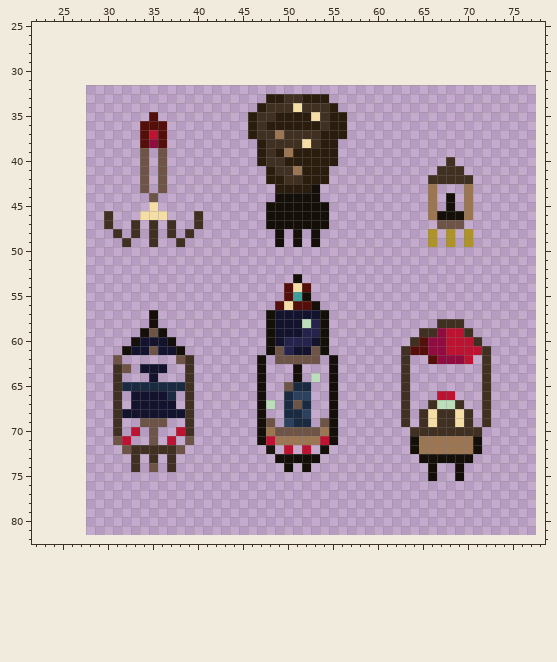
File history of a sprite sheet, Assets/Art/Sprites/Objects/Furniture/vacuumtubes.png. Above, as it was before the edit.
The file is 50x50 pixels. Pixels under 10% opacity are left out. Colours within 5 levels of each other are drawn and written as one. Shown: x 22..78, y 25..82. The old version is drawn lined up with the new one, on the new canvas.
After:
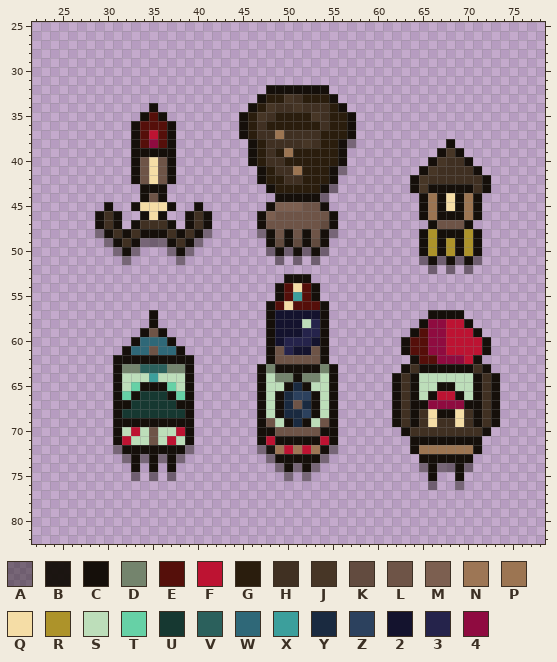
Palette (. is transparent): A #150f0a70  B #150f0af5  C #150f0a  D #74846d  E #550f0a  F #bd1332  G #2a1d0d  H #403022  J #473626  K #624b3f  L #6e5447  M #7c5f50  N #9c7552f8  P #9c7552  Q #f5dda6  R #ad932a  S #bddeba  T #66d1a6  U #163831  V #2b605c  W #2f6878  X #3c9f9c  Y #1a2a40  Z #2c415e  2 #14132e  3 #25234b  4 #8f0b40
Edits made:
canvas 50x50 -> 107x100, the old top-left corner now at 28,32
Changed rows in their new state; - is an unchanged pixel.
first column x 29:
32 -------------------CCCCCCC-------------------
33 ------------------C--J----C------------------
34 ------C----------C-J--J----C-----------------
35 -----C-C--------C-J-----J---C----------------
36 ----C---C-------C-----------C----------------
37 ----C---C-------C-----------C----------------
38 ----C---C--------C-----J---CA----------C-----
39 ----CCCCC--------C---------C----------CJC----
40 ----C-Q-C--------C---------C---------CJ-HC---
41 ----C-Q-C---------C-------CA--------CJ---HC--
42 ----C-Q-C---------C-------C--------CJ-----HC-
43 -----CCC-----------C----GCA--------CJCCCCCHC-
44 -----C-C-----------------A----------C-CQC-C--
45 -C--CQ-QC--C--------MMMLL-----------C-CQC-C--
46 C-C--C-C--C-C-----CMLLLLLLC---------C-----C--
47 C-C-CH-HC-C-C-----CLLLLLLKC----------C---C---
48 AC-C-CCC-C-CA-----ACLCLCLCA---------C-CCC-C--
49 -AC-CAAAC-CA-------CKCKCKC----------C-C-C-C--
50 --ACA---ACA--------ACACACA----------CRCRCRC--
51 ---A-----A----------A-A-A-----------ACACACA--
52 -------------------------------------A-A-A---
53 ---------------------C-C---------------------
54 --------------------C---C--------------------
55 --------------------C--EC--------------------
56 -------------------C----EC-------------------
57 -------------------------------------CCCC----
58 ------------------------------------C44FFC---
59 -----------------------------------CE4---FC--
60 -----WWW--------------------------CE------FC-
61 ----WW-WW-------------------------C--------C-
62 --CCCCCCCCC-------.C-----C.-------.CE-----C.-
63 --CDDVVVDDC--------DCC-CCD--------CHCCCCCCHC-
64 --CSSSXSSSC--------SDD-DDS-------C-CSSSSSSC-C
65 --CSTCCCTSC--------SSC-CSS-------C-CSSCCSSC-C
66 --CTCUUUCTC--------SC---CS-------C-CSC--CSC-C
67 --CCUUUUUCC---------C---CS-------C-CC4444CC-C
68 --CUUUUUUUC--------SC---CS-------C-C--CC--C-C
69 --CCCCCCCCC---------SC-CS--------C-C------C-C
70 --CS-S-SS-C--------C-----C--------C--------C-
71 --C-SS-S-SC---------CCCCC-----------CCCCCC---
72 --ACCCCCCCA-------A-N-N-N-A------------------
73 ---ACACACA---------A-----A-------------------
74 ----C-C-C-----------A-A-A-----------A-AA-A---
75 ----A-A-A------------A-A---------------------
76 -------------------------------------A--A----
Changed places in both pictures, as pixel boxes (x1, y1, x2, y2):
changed: (239, 85, 356, 310)
changed: (95, 103, 212, 265)
changed: (392, 139, 500, 490)
changed: (113, 337, 194, 481)
changed: (257, 355, 338, 481)
